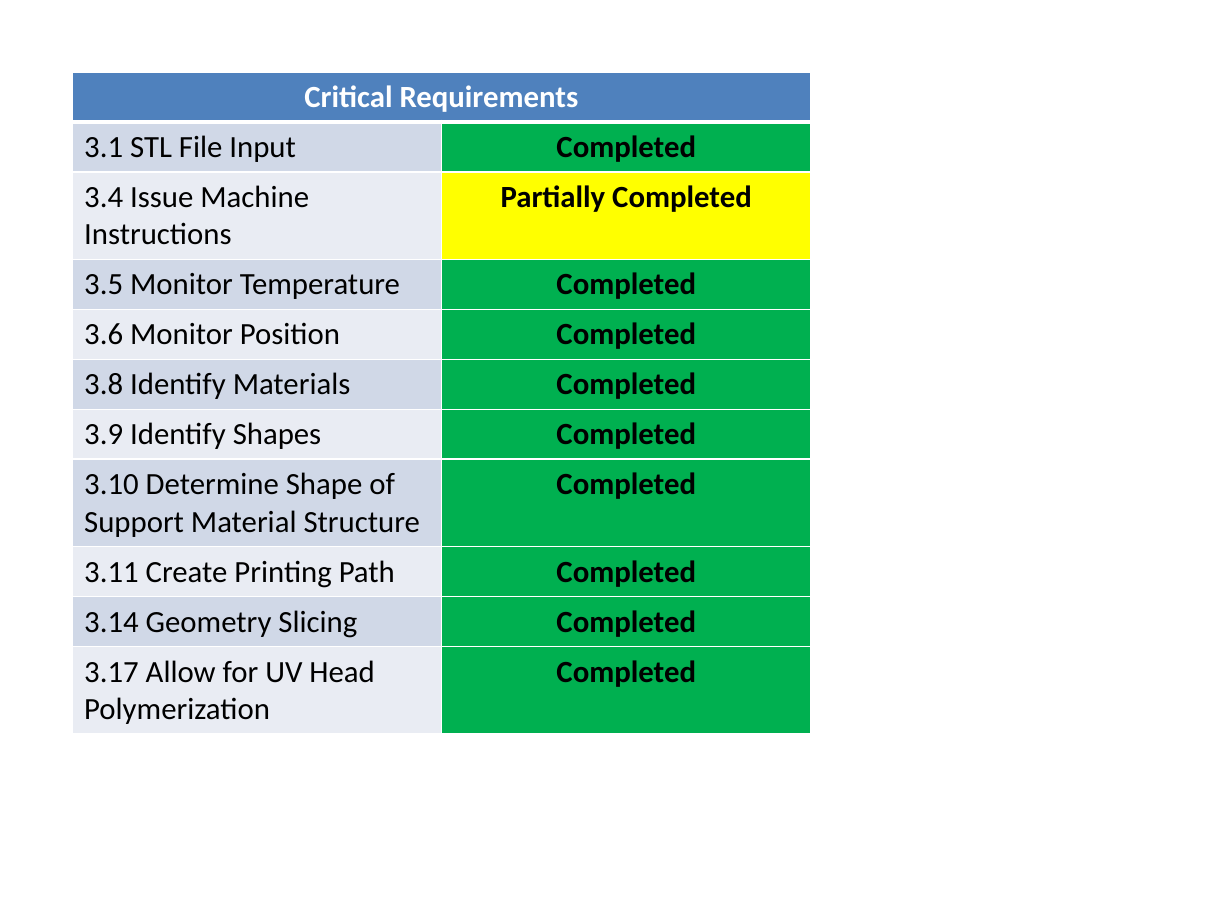
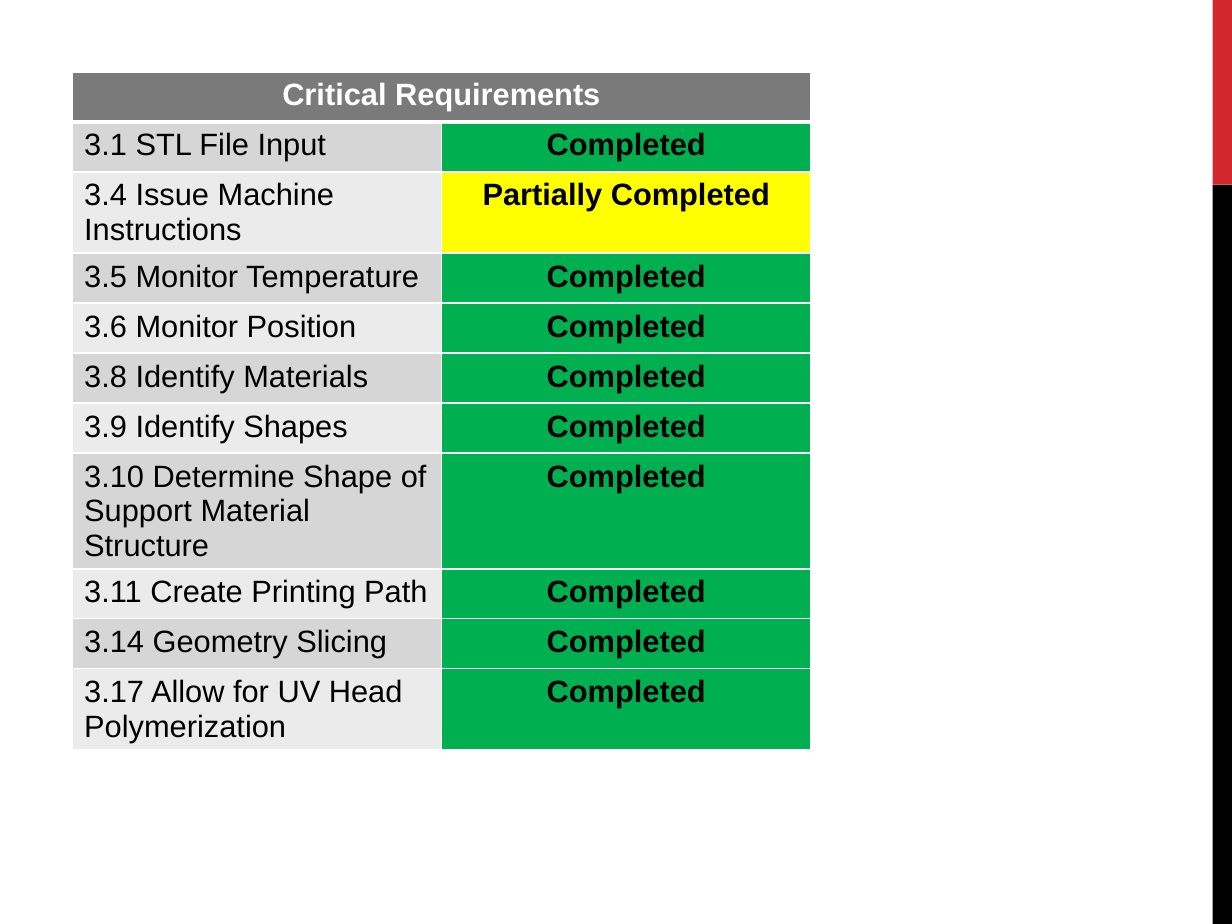
Before and after one commit to qpHalcy0n/SRDesign, a slide deck: slide 3 of Presentation Display/Trifold.pptx (slide 2 before the commit). Drawn at 1232x924 pixels with LibreOffice and Linux fonts; fonts in the diff are those of the drawing. Boxes give left, top, right and bottom in pixels: in the first picture for what was removed or moved away, otherwise in the second. Text is boxed around its words. In the diff, an @@ line names an element or a change of style, - is before the commit and + after.

```diff
--- a/Presentation Display/Trifold.pptx
+++ b/Presentation Display/Trifold.pptx
@@ rectangle added at box(1212, 0, 1232, 185), fill #D1282E @@
@@ table at box(71, 71, 811, 766) @@
@@ fill #4F81BD to #7A7A7A in row 1, column 1 @@
@@ fill #D0D8E8 to #D7D7D7 in 5 cells @@
@@ fill #E9EDF4 to #ECECEC in 5 cells @@
@@ font Calibri to Arial @@
@@ rectangle added at box(1212, 185, 1232, 924), fill #000000 @@
```
Also in this commit, not shown: 2 other slides changed, 2 slides added.
